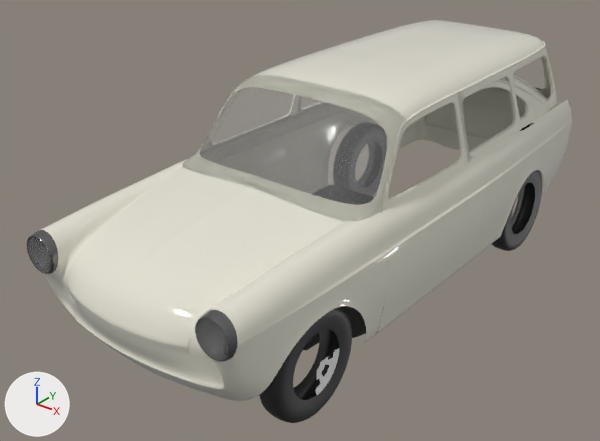
What one commit did to the glTF model public/volkswagen-type3.glb.
One viewpoint serves both versions: a camera (50 mm lens) standing at (2.83, -4.1, 2.09) and looking at (-0.19, -0.32, -0.26). Every picture has the same lights, and +X, +Y and +Z are marked at lower left. Where no turn or scale is listed for an object, it has been applied to the vertices. Vertices at the same position are counted once.

The older version as bpy lines, for what is in view:
```python
ob_bonnet = bpy.data.objects.new('bonnet', me_plane_001)
ob_bonnet.location = (0.0, 0.0, 0.0)
ob_boot_square = bpy.data.objects.new('boot_square', me_plane_007)
ob_boot_square.location = (0.0, 0.0, 0.0)
ob_cylinder = bpy.data.objects.new('Cylinder', me_cylinder_002)
ob_cylinder.location = (0.671, -1.33, -0.41)
ob_door_left = bpy.data.objects.new('door_left', me_plane_004)
ob_door_left.location = (0.0, 0.0, 0.0)
ob_front_fascia = bpy.data.objects.new('front_fascia', me_plane_010)
ob_front_fascia.location = (0.0, 0.0, 0.0)
ob_rear_fascia = bpy.data.objects.new('rear_fascia', me_plane_011)
ob_rear_fascia.location = (0.0, 0.0, 0.0)
ob_roof_skin_square = bpy.data.objects.new('roof_skin_square', me_plane_002)
ob_roof_skin_square.location = (0.0, 0.0, 0.0)
# also in view: 'rear_windows_fastback' at (0.0, 0.9, 0.39); 'chassis' at (0.0, -0.24, -0.51); 'front_wing' at (0.0, -1.33, -0.16); 'rear_windows_square' at (0.0, 1.04, 0.38); 'tyre' at (0.0, -0.13, -0.41)
```
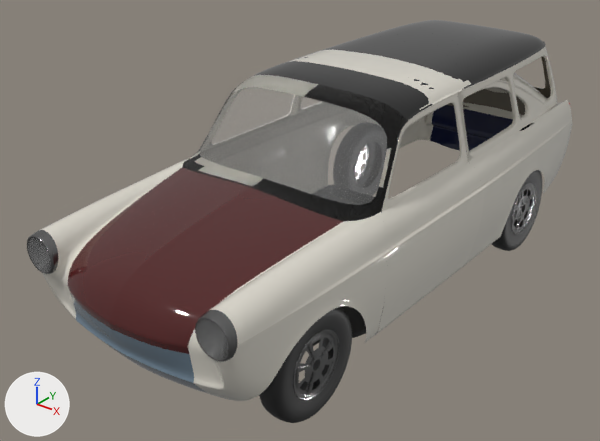
Commit message: Update Car model.

Where the newer file only moved an object's origin or applied its transform, the numbers keep the older frame.

Changed parts and their boxes [x1, y1, x2, y2] in the pictures (600 x 441 px; the box of a moved part takes in the faces that stretch with it):
'roof_skin_square', recoloured (white to grey)
    both: [183, 20, 546, 221]
'Cylinder', reshaped
    before: [315, 349, 339, 395]
    after: [293, 182, 536, 401]
'rear_fascia', recoloured
    both: [430, 105, 513, 152]
'boot_square', recoloured (grey to black)
    both: [447, 56, 551, 115]
part 1 of me_plane_001, moved or reshaped
    before: [123, 187, 251, 286]
    after: [122, 187, 251, 287]
part 2 of me_plane_001, recoloured (white to brown)
    both: [67, 167, 343, 354]
part 3 of me_plane_010, moved or reshaped
    before: [92, 316, 153, 373]
    after: [92, 316, 151, 372]
part 4 of me_plane_010, recoloured (grey to blue)
    both: [71, 295, 205, 392]
part 5 of me_cylinder_002, added
    after: [511, 182, 536, 234]
part 6 of me_cylinder_002, added (black)
    after: [293, 329, 339, 401]
part 7 of me_cylinder_002, recoloured (grey to black)
    both: [316, 349, 339, 395]

The change, as a diff of the scene's bpy script:
```diff
--- a/public/volkswagen-type3.glb.py
+++ b/public/volkswagen-type3.glb.py
@@ mat_baltic_blue @@
+mat_baltic_blue = principled_material('baltic_blue')
+mat_baltic_blue.base_color = (0.141, 0.202, 0.258)  # blue #697c8b
+mat_baltic_blue.roughness = 0.05
+mat_baltic_blue.coat_weight = 0.2
+mat_baltic_blue.coat_roughness = 0.0
@@ mat_granada_red @@
+mat_granada_red = principled_material('granada_red')
+mat_granada_red.base_color = (0.0802, 0.0103, 0.0103)  # dark red #501a1a
+mat_granada_red.roughness = 0.05
+mat_granada_red.coat_weight = 0.2
+mat_granada_red.coat_roughness = 0.0
@@ me_plane_001 @@
-me_plane_001.from_pydata(...)  # 399 vertices, 720 faces; spans x -0.592..0.592, y -2.023..-0.94, z -0.144..0.261
+me_plane_001.from_pydata(...)  # 401 vertices, 720 faces; spans x -0.592..0.592, y -2.023..-0.94, z -0.144..0.261
+# me_plane_001 part 1: 6 vertices moved from x 0.0, y -1.883..-1.183, z 0.08..0.237 to x 0.0, y -1.883..-1.183, z 0.081..0.238; 2 vertices removed from x 0.0, y -1.006..-0.997, z 0.259..0.261; 3 vertices added at x -0.002..0.002, y -1.007..-0.998, z 0.26..0.261
+# me_plane_001 part 2: 710 faces spanning x -0.592..0.592, y -2.023..-0.94, z -0.144..0.26 switch from mat_pearl_white (white #e5e3d4) to mat_granada_red (dark red #501a1a)
@@ me_plane_010 @@
-me_plane_010.from_pydata(...)  # 319 vertices, 560 faces; spans x -0.44..0.44, y -2.009..-1.738, z -0.544..-0.144
+me_plane_010.from_pydata(...)  # 323 vertices, 560 faces; spans x -0.44..0.44, y -2.012..-1.738, z -0.545..-0.144
+# me_plane_010 part 3
+# 6 vertices are removed from x 0.0, y -2.009..-1.743, z -0.544..-0.144
+# 22 faces are deleted
+# 5 vertices in x 0.0, y -1.969..-1.957, z -0.317..-0.254 move by (0.0, -0.003, 0.0)
+# 3 vertices in x 0.0, y -1.962..-1.945, z -0.339..-0.302 move by (0.0, -0.002, 0.0)
+# 13 vertices move from x -0.088..0.088, y -2.006..-1.742, z -0.543..-0.144 to x -0.091..0.091, y -2.006..-1.743, z -0.543..-0.144
+# 10 vertices are added at x -0.029..0.029, y -2.012..-1.744, z -0.545..-0.145
+# 22 new faces join them
+# me_plane_010 part 4: 538 faces spanning x -0.44..0.44, y -2.006..-1.738, z -0.543..-0.144 switch from mat_pearl_white (white #e5e3d4) to mat_baltic_blue (blue #697c8b)
@@ me_plane_011 @@
 me_plane_011.from_pydata(...)  # 337 vertices, 604 faces; spans x -0.529..0.529, y 1.9..1.991, z -0.469..-0.101
-me_plane_011.materials.append(mat_pearl_white)  # white #e5e3d4
+me_plane_011.materials.append(mat_vw_blue)  # dark blue #1d2343
@@ me_plane_002 @@
 me_plane_002.from_pydata(...)  # 1372 vertices, 2584 faces; spans x -0.68..0.68, y -0.99..1.71, z 0.21..0.73
-me_plane_002.materials.append(mat_pearl_white)  # white #e5e3d4
+me_plane_002.materials.append(mat_black)  # black #000000
@@ me_plane_007 @@
 me_plane_007.from_pydata(...)  # 588 vertices, 1056 faces; spans x -0.551..0.551, y 1.667..1.998, z -0.114..0.633
-me_plane_007.materials.append(mat_pearl_white)  # white #e5e3d4
+me_plane_007.materials.append(mat_sea_sand)  # brown #736c5c
@@ me_cylinder_002 @@
-me_cylinder_002.from_pydata(...)  # 195 vertices, 326 faces; spans x 0.045..0.06, y 0.0..0.191, z -0.191..0.0
+me_cylinder_002.from_pydata(...)  # 2816 vertices, 5216 faces; spans x -1.402..0.06, y -0.191..2.591, z -0.191..0.191
+# me_cylinder_002 part 5: a new loose piece of 704 vertices spanning x 0.045..0.06, y 2.21..2.591, z -0.191..0.191, in mat_chrome (grey #7f7f7f)
+# me_cylinder_002 part 6: 509 vertices added at x 0.045..0.06, y -0.191..0.187, z -0.187..0.191
+# me_cylinder_002 part 7: 326 faces spanning x 0.045..0.06, y 0.0..0.191, z -0.191..0.0 switch from no material to mat_chrome (grey #7f7f7f)
```
